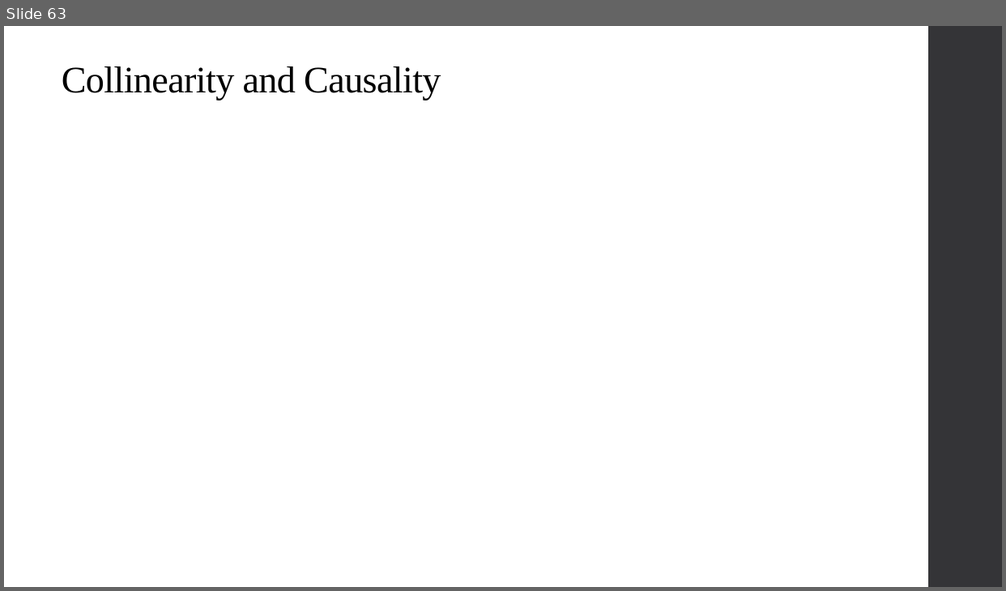
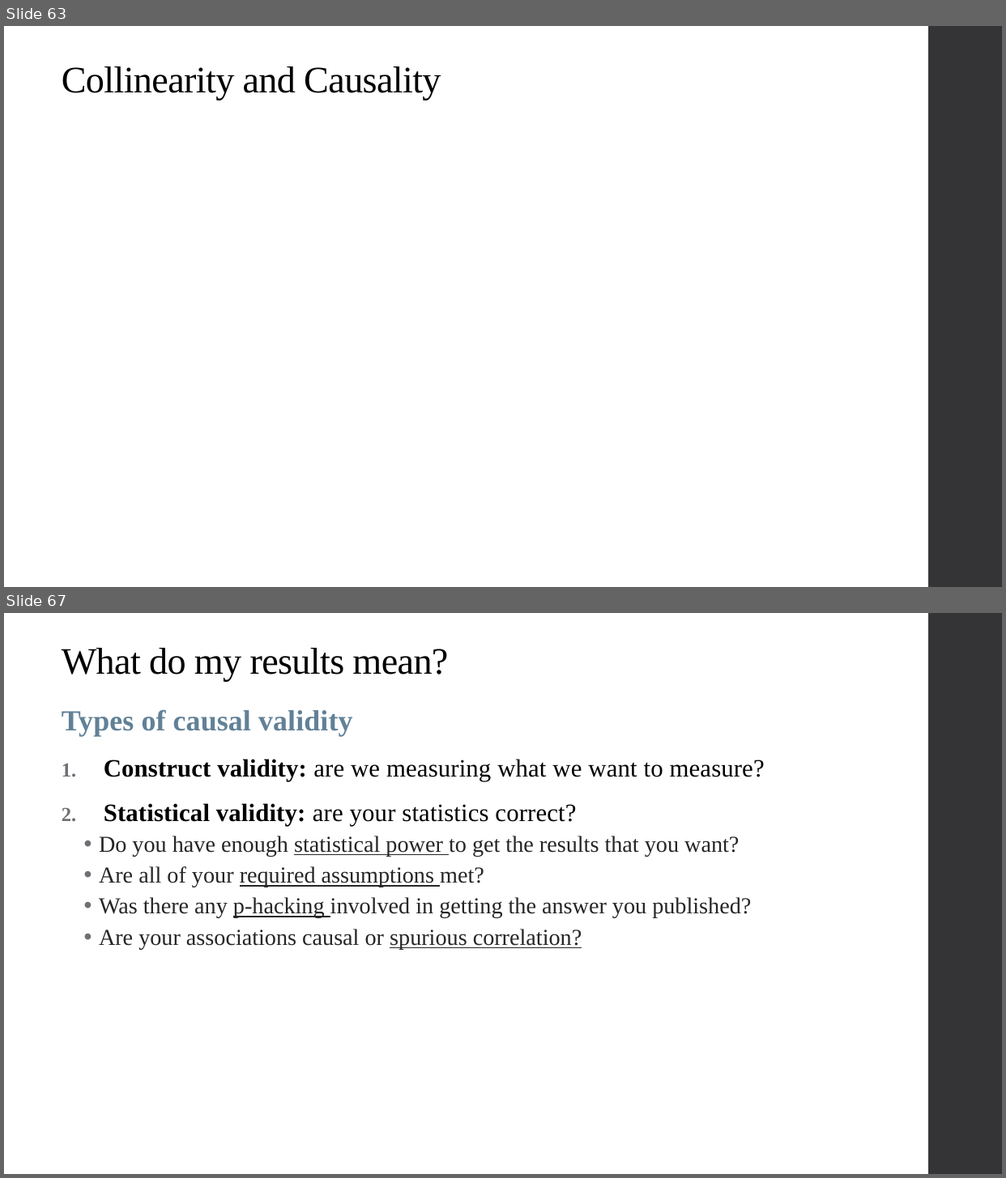
Before and after one commit to alex-hoagland/HAD5744, a slide deck: Lecture04_MultivariateOLS2/Lecture4_MultivariateOLS2.pptx. Shown one above the other, each under a label of ours: slide 63 before the commit, slides 63 and 67 after it; the slides between them are not shown. The pictures are 1006x591 and 1006x1178 pixels, drawn with LibreOffice and Linux fonts; fonts in the diff are those of the drawing; grey boxes stand for pictures. Boxes give left, top, right and bottom in pixels: in the first picture for what was removed or moved away, otherwise in the second. Text is boxed around its words. In the diff, an @@ line names an element or a change of style, - is before the commit and + after.

```diff
--- a/Lecture04_MultivariateOLS2/Lecture4_MultivariateOLS2.pptx
+++ b/Lecture04_MultivariateOLS2/Lecture4_MultivariateOLS2.pptx
@@ slide 67 added at <box>4,613,1002,1174</box>, background #FFFFFF; not listed: 1 template element that a slide beside it also shows @@
@@ title added at <box>62,648,448,682</box>, 36 pt, text #000000 @@
+What do my results mean?
@@ text added at <box>62,709,765,949</box>, 22 pt, text #262626 @@
+Types of causal validity
+1. Construct validity: are we measuring what we want to measure?
+2. Statistical validity: are your statistics correct?
+  • Do you have enough statistical power to get the results that you want?
+  • Are all of your required assumptions met?
+  • Was there any p-hacking involved in getting the answer you published?
+  • Are your associations causal or spurious correlation?
```
Also in this commit, not shown: 6 slides changed, 16 other slides added, 3 other files.
